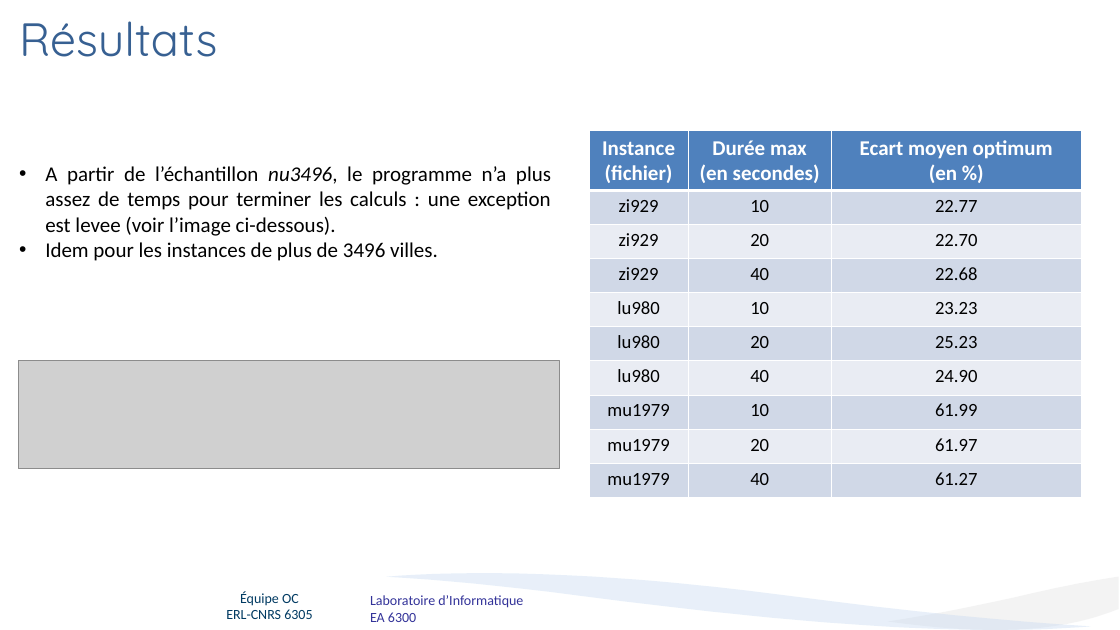
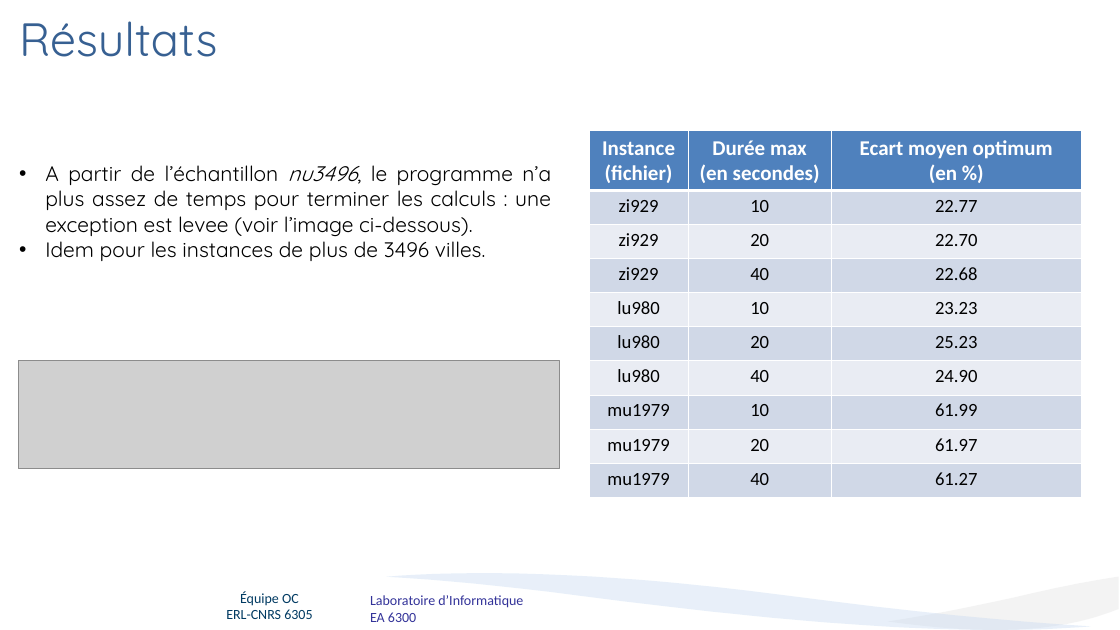
Before and after one commit to T0mat1/ASR_TSP, a slide deck: slide 8 of presentation.pptx (slide 7 before the commit). Drawn at 1120x630 pixels with LibreOffice and Linux fonts; fonts in the diff are those of the drawing; grey boxes stand for pictures; background and template pictures are left out. Boxes give left, top, right and bottom in pixels: in the first picture for what was removed or moved away, otherwise in the second. Text is boxed around its words. In the diff, an @@ line names an element or a change of style, - is before the commit and + after.

```diff
--- a/presentation.pptx
+++ b/presentation.pptx
@@ text "A partir de l’échantillon nu3496, ..." at box(45, 165, 551, 261): font Calibri to Quicksand @@
```
Also in this commit, not shown: 3 other slides changed, 1 slide added.
